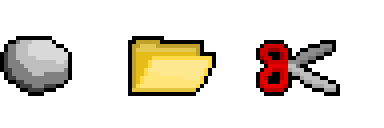
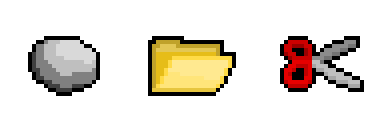
Comparing the layer stacks of the two 384 x 128 images. Changes:
painted on "Layer 1" over <box>0,36,364,96</box>
